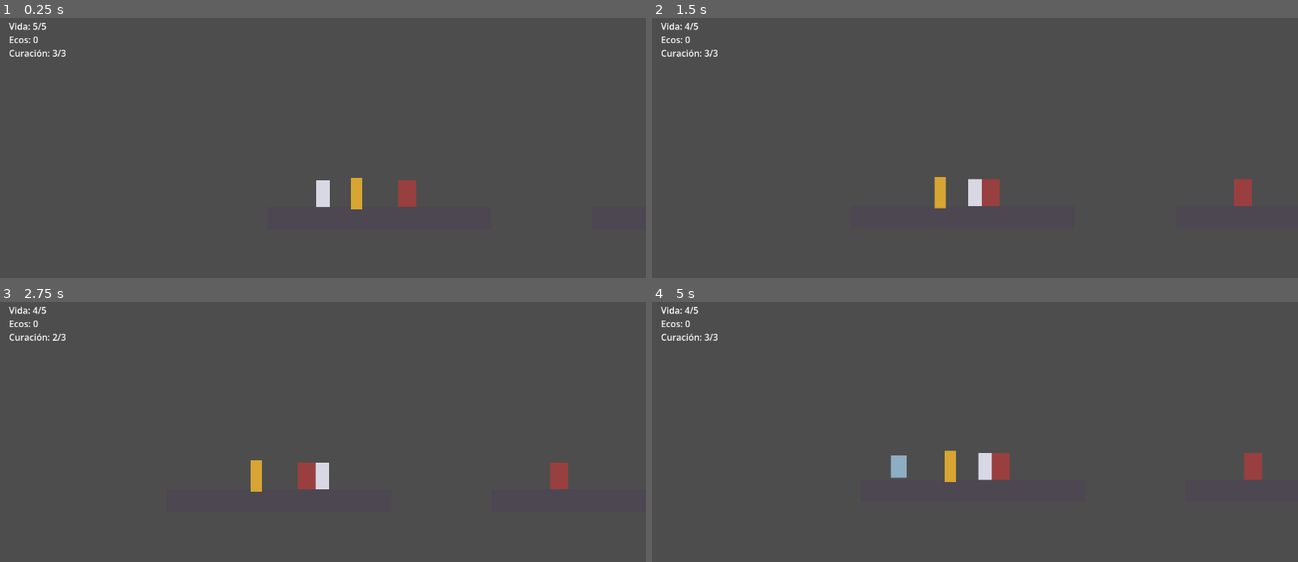
Above: before the commit, frames 1-4 (two rows, left to right).
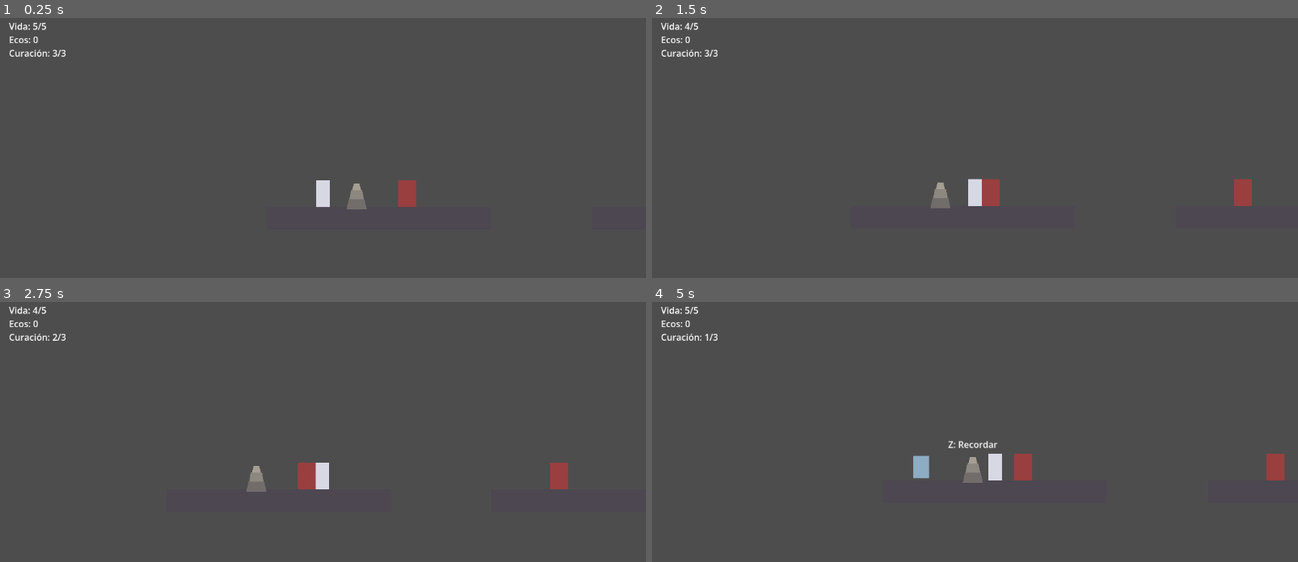
Above: after the commit, the same moments.

Repository: fcorguez92/desmemoria
Game: Godot game, scene res://game/levels/test_level.tscn
Same seed, same stepped clock (60 frames per second), same inputs: the game is played once before the commit and once after it.
Inputs:
- Up to frame 1 (0.25 s): no input
- Up to frame 2 (1.5 s): tap Enter (ui_accept) at 0.5, 0.77 s; hold Right (ui_right) from 0.53 s (still down); tap H (heal) at 0.6 s; tap Z (interact, bound only after the commit) at 0.8, 1.35 s
- Up to frame 3 (2.75 s): tap Enter (ui_accept) at 1.52 s; tap H (heal) at 1.55 s; release Right (ui_right) at 2.03 s; hold Left (ui_left) from 2.03 s (still down); tap X (attack) at 2.1 s; tap Z (interact, bound only after the commit) at 2.3 s
- Up to frame 4 (5 s): tap Shift (dash) at 2.85 s; tap Enter (ui_accept) at 3.02, 3.77, 4.52 s; tap H (heal) at 3.05, 3.6, 4.55 s; tap Z (interact, bound only after the commit) at 3.8, 4.35 s; release Left (ui_left) at 4.28 s; hold Right (ui_right) from 4.28 s (still down)

The runs differ from the first frame. In frame 1, 0.3% of the frame differs, in the area x 53-57%, y 61-74%; in frame 2, 0.3%; in frame 3, 0.3%; in frame 4, 2.3%, in the area x 5-98%, y 1-70%.

Commit message:
Rest points now need the Z key and look like a Name Cairn.
Checkpoint (core) activates on a configurable interact action while a
target is in range and shows an optional prompt, instead of triggering
on touch, so resting is a deliberate stop. The Memory Anchor becomes a
cairn of stones engraved with names erased by the Forgetting, tying the
rest point to the game's premise instead of copying a bench or bonfire.
Smoke test updated: touching does not rest, pressing interact does, and
the prompt shows/hides with range. Docs and decision log updated.

Co-Authored-By: Claude Sonnet 5 <noreply@anthropic.com>

Diff:
--- a/core/objects/checkpoint.gd
+++ b/core/objects/checkpoint.gd
@@ -1,17 +1,44 @@
 class_name Checkpoint
 extends Area2D
-## Punto de control que se activa al entrar un cuerpo del grupo objetivo.
+## Punto de control que se activa al pulsar la acción de interacción mientras
+## un cuerpo del grupo objetivo está dentro del área.
 ##
 ## Contrato con el objetivo: debe tener `rest_at(position: Vector2)`, que
 ## decide qué significa "descansar" (curar, fijar reaparición...).
 
 @export var target_group: StringName = &"player"
+@export var action_interact: StringName = &"interact"
+## Elemento opcional (p. ej. un Label) que se muestra mientras hay un objetivo
+## al alcance, para indicar que se puede interactuar.
+@export var prompt: CanvasItem
+
+var _bodies_in_range: Array[Node] = []
 
 
 func _ready() -> void:
 	body_entered.connect(_on_body_entered)
+	body_exited.connect(_on_body_exited)
+	_update_prompt()
+
+
+func _physics_process(_delta: float) -> void:
+	if _bodies_in_range.is_empty() or not Input.is_action_just_pressed(action_interact):
+		return
+	for body in _bodies_in_range:
+		body.rest_at(global_position)
 
 
 func _on_body_entered(body: Node) -> void:
 	if body.is_in_group(target_group) and body.has_method("rest_at"):
-		body.rest_at(global_position)
+		_bodies_in_range.append(body)
+		_update_prompt()
+
+
+func _on_body_exited(body: Node) -> void:
+	_bodies_in_range.erase(body)
+	_update_prompt()
+
+
+func _update_prompt() -> void:
+	if prompt:
+		prompt.visible = not _bodies_in_range.is_empty()
--- a/game/memory_anchor/memory_anchor.tscn
+++ b/game/memory_anchor/memory_anchor.tscn
@@ -5,12 +5,30 @@
 [sub_resource type="RectangleShape2D" id="RectangleShape2D_anchor"]
 size = Vector2(48, 56)
 
-[node name="MemoryAnchor" type="Area2D"]
+[node name="MemoryAnchor" type="Area2D" node_paths=PackedStringArray("prompt")]
 script = ExtResource("1_checkpoint")
+prompt = NodePath("Prompt")
 
-[node name="Visual" type="Polygon2D" parent="."]
-color = Color(0.85, 0.65, 0.2, 1)
-polygon = PackedVector2Array(-10, -28, 10, -28, 10, 28, -10, 28)
+[node name="StoneBase" type="Polygon2D" parent="."]
+color = Color(0.45, 0.43, 0.42, 1)
+polygon = PackedVector2Array(-18, 28, 18, 28, 14, 10, -14, 10)
+
+[node name="StoneMiddle" type="Polygon2D" parent="."]
+color = Color(0.55, 0.53, 0.5, 1)
+polygon = PackedVector2Array(-13, 10, 13, 10, 10, -6, -10, -6)
+
+[node name="StoneTop" type="Polygon2D" parent="."]
+color = Color(0.65, 0.62, 0.58, 1)
+polygon = PackedVector2Array(-8, -6, 8, -6, 5, -18, -5, -18)
 
 [node name="CollisionShape2D" type="CollisionShape2D" parent="."]
 shape = SubResource("RectangleShape2D_anchor")
+
+[node name="Prompt" type="Label" parent="."]
+visible = false
+offset_left = -44.0
+offset_top = -52.0
+offset_right = 44.0
+offset_bottom = -28.0
+text = "Z: Recordar"
+horizontal_alignment = 1
--- a/project.godot
+++ b/project.godot
@@ -31,3 +31,8 @@
 "events": [Object(InputEventKey,"resource_local_to_scene":false,"resource_name":"","device":-1,"window_id":0,"alt_press …(190 unchanged characters)…
 ]
 }
+interact={
+"deadzone": 0.5,
+"events": [Object(InputEventKey,"resource_local_to_scene":false,"resource_name":"","device":-1,"window_id":0,"alt_pressed":false,"shift_pressed":false,"ctrl_pressed":false,"meta_pressed":false,"pressed":false,"keycode":0,"physical_keycode":90,"key_label":0,"unicode":0,"location":0,"echo":false,"script":null)
+]
+}
--- a/tests/smoke_test.gd
+++ b/tests/smoke_test.gd
@@ -103,9 +103,18 @@
 	_player.health.heal_charges = 0
 	_player.global_position = anchor.global_position
 	await _wait(10)
+	_check(_player.health.health == 2, "acercarse al checkpoint no descansa sin pulsar interactuar")
+	_check(anchor.get_node("Prompt").visible, "se muestra el aviso al estar al alcance")
+	Input.action_press("interact")
+	await _wait(2)
+	Input.action_release("interact")
+	await _wait(2)
 	_check(_player.health.health == 5, "el checkpoint cura del todo")
 	_check(_player.health.heal_charges == 3, "el checkpoint recarga las curaciones")
 	_check(_player.respawn.spawn_position == anchor.global_position, "el checkpoint fija el respawn")
+	_player.global_position = Vector2(700, 300)
+	await _wait(10)
+	_check(not anchor.get_node("Prompt").visible, "el aviso se oculta al alejarse")
 
 
 func _test_enemy_reward_and_contact_damage() -> void:
Not shown, changed: core/README.md
Not shown, changed: docs/decisiones.md
Not shown, changed: docs/estado.md
Not shown, changed: docs/nucleo-jugable.md
